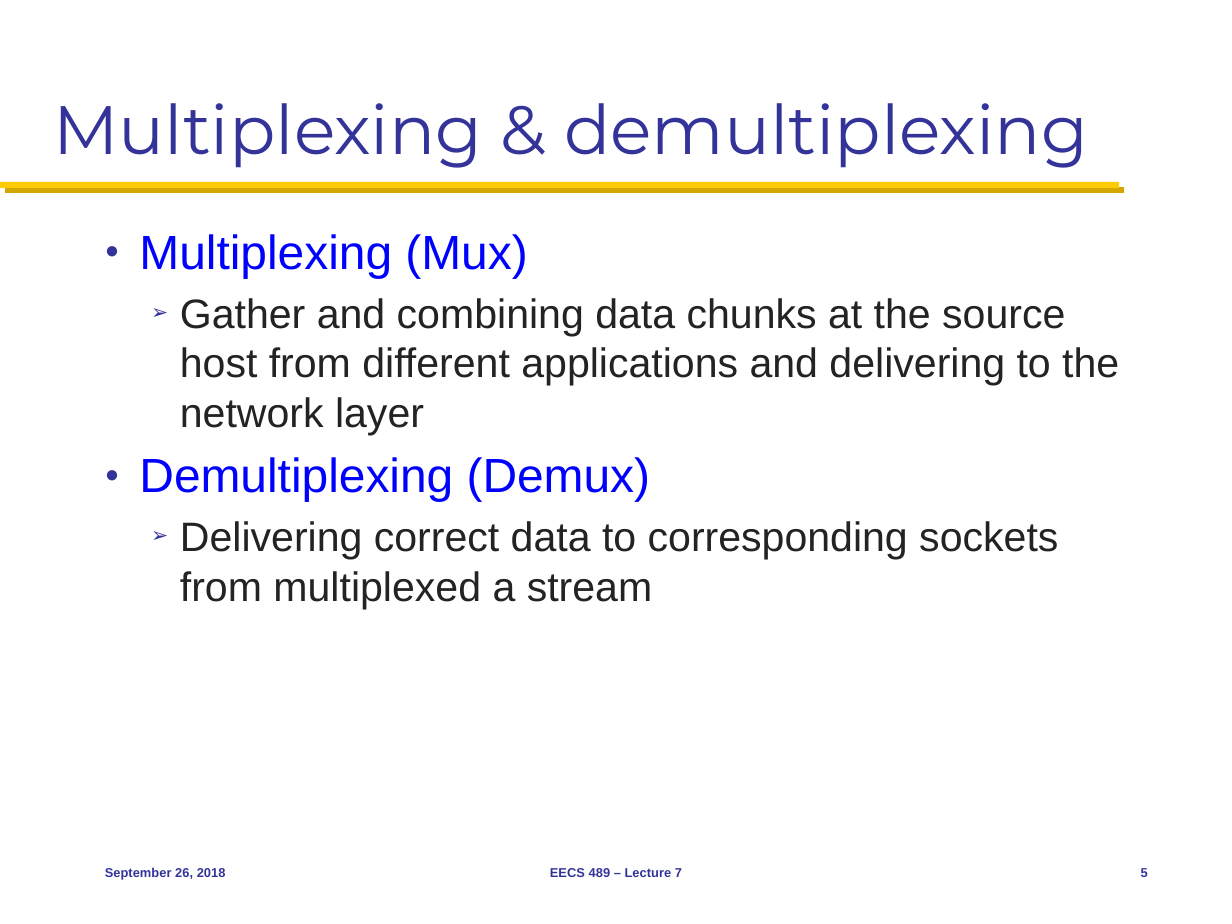
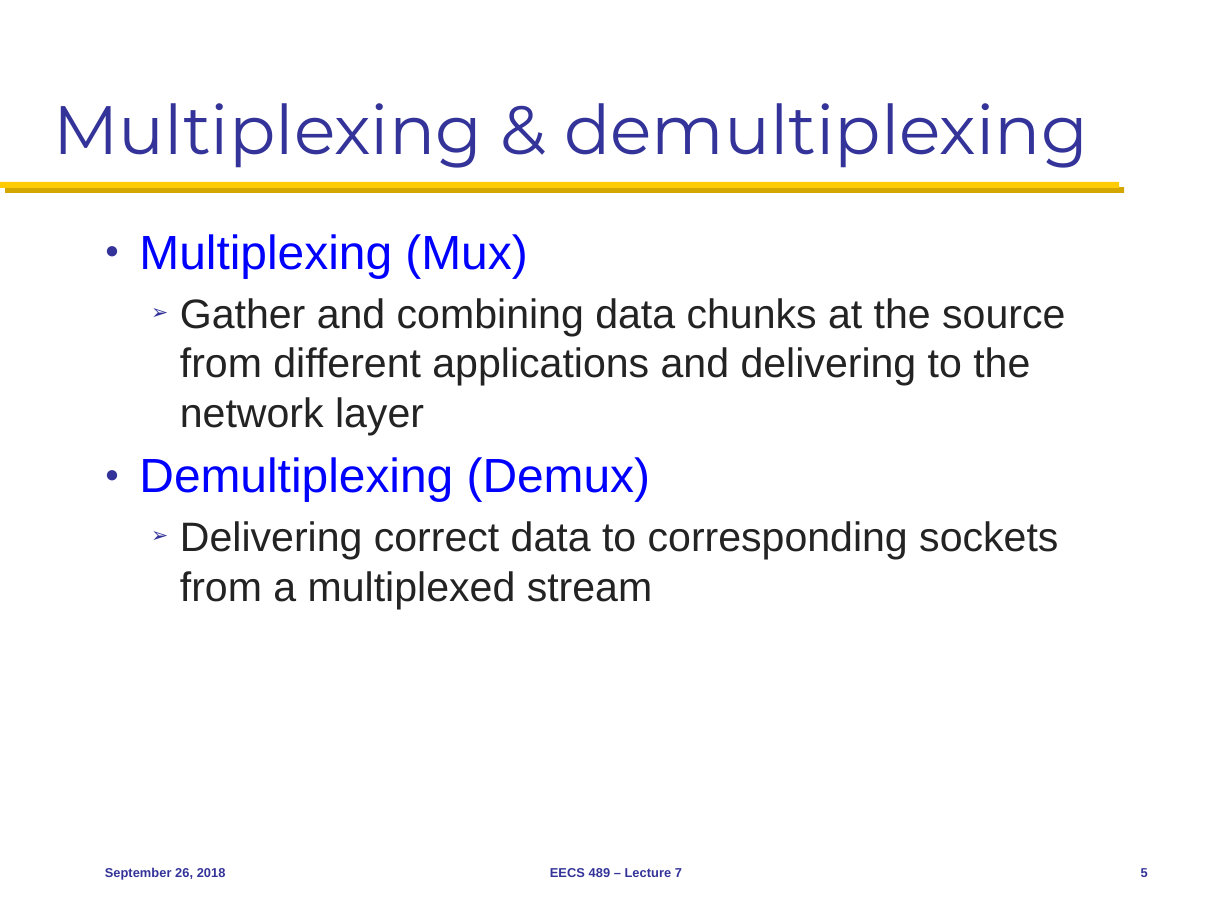
Before and after one commit to mosharaf/eecs489, a slide deck: slide 5 of Slides/092618.pptx. Drawn at 1232x924 pixels with LibreOffice and Linux fonts; fonts in the diff are those of the drawing. Boxes give left, top, right and bottom in pixels: in the first picture for what was removed or moved away, otherwise in the second. Text is boxed around its words. In the diff, an @@ line names an element or a change of style, - is before the commit and + after.

Commit message:
Tweaks to 0926

```diff
--- a/Slides/092618.pptx
+++ b/Slides/092618.pptx
@@ text at (x1=180, y1=298, x2=1065, y2=435): text changed @@
-  ➢ Gather and combining data chunks at the source host from different applications and delivering to the network layer
+  ➢ Gather and combining data chunks at the source from different applications and delivering to the network layer
@@ text at (x1=180, y1=521, x2=1058, y2=609): text changed @@
-  ➢ Delivering correct data to corresponding sockets from multiplexed a stream
+  ➢ Delivering correct data to corresponding sockets from a multiplexed stream
```
Also in this commit, not shown: 10 other slides changed, 1 slide removed.
